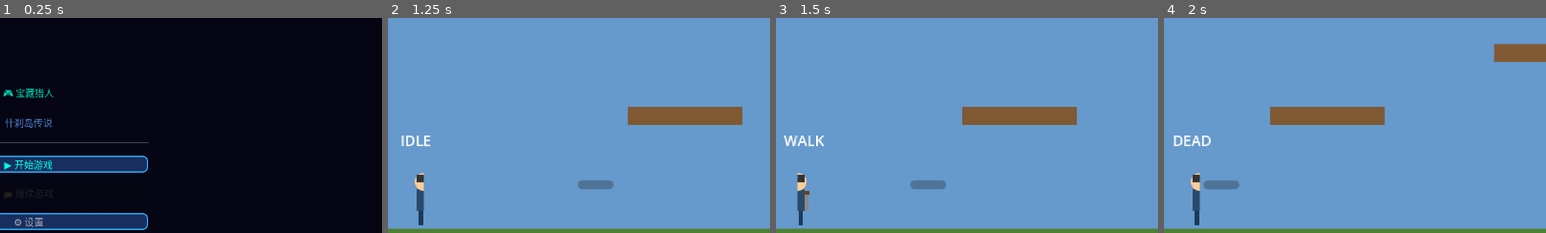
Above: before the commit, frames 1-4 (left to right).
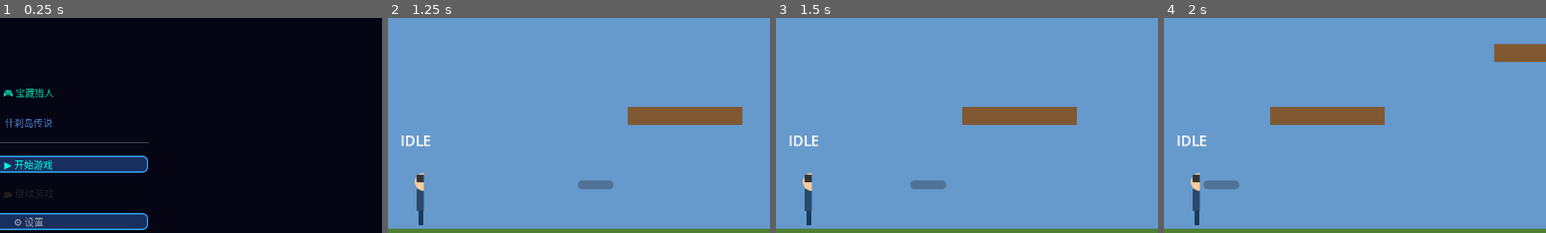
Above: after the commit, the same moments.

Repository: wenzy-tech/godot-adventure
Game: Godot game, scene res://Levels/TitleScreen.tscn
Two runs of this game, one before a commit and one after it. Both use one fixed random seed, a clock stepped at 60 frames per second and the inputs below.
Inputs:
- Up to frame 1 (0.25 s): no input
- Up to frame 2 (1.25 s): click "▶ 开始游戏" at 0.5 s
- Up to frame 3 (1.5 s): tap Enter at 1.25 s; hold D from 1.28 s (still down); tap J at 1.35 s
- Up to frame 4 (2 s): keep holding D; tap W at 1.52, 1.82 s; tap Shift at 1.55 s
The pictures show only the part of the screen within x 46-96%, y 9-59%; the shares and areas given below are measured in that part.

Frames 1-2 are identical in both runs. In frame 3, 1.1% of the frame differs, in the area x 2-13%, y 54-97%; in frame 4, 0.3%.
Error before the commit: Invalid access to property or key 'scancode' on a base object of type 'InputEventKey'. (res://Player/Player.gd:73)
Error after the commit: Invalid access to property or key 'GAME_OVER' on a base object of type 'Node (GameState.gd)'. (res://Player/Player.gd:317)

Commit message:
Rewrite Player input using keycode match statements

Diff:
--- a/Player/Player.gd
+++ b/Player/Player.gd
@@ -60,6 +60,15 @@
 # 攻击碰撞信息
 var attack_hit_history: Array = []
 
+# 按键状态
+var keys_pressed := {
+	"left": false,
+	"right": false,
+	"jump": false,
+	"attack": false,
+	"dodge": false
+}
+
 func _ready() -> void:
 	print("Player ready!")
 	print("Player position: ", global_position)
@@ -68,46 +77,32 @@
 	global_position = GameState.current_checkpoint
 
 func _input(event: InputEvent) -> void:
-	print("Input event: ", event.as_text())
-	if event is InputEventKey:
-		print("Key pressed: ", event.pressed, " scancode: ", event.scancode)
-
-func _process(delta: float) -> void:
-	update_ui(delta)
-	update_cooldowns(delta)
-	handle_charge_input(delta)
-
-func update_ui(delta: float) -> void:
-	if state_label:
-		var state_names = ["IDLE", "WALK", "JUMP", "FALL", "ATTACK", "CHARGE", "DODGE", "HURT", "DEAD"]
-		state_label.text = state_names[current_state]
-
-func update_cooldowns(delta: float) -> void:
-	if attack_cooldown_timer > 0:
-		attack_cooldown_timer -= delta
-	if charged_attack_cooldown_timer > 0:
-		charged_attack_cooldown_timer -= delta
-	if dodge_cooldown_timer > 0:
-		dodge_cooldown_timer -= delta
-	if hurt_timer > 0:
-		hurt_timer -= delta
+	if event is InputEventKey and event.pressed:
+		match event.keycode:
+			KEY_A: keys_pressed["left"] = true
+			KEY_D: keys_pressed["right"] = true
+			KEY_W: keys_pressed["jump"] = true
+			KEY_J: keys_pressed["attack"] = true
+			KEY_SHIFT: keys_pressed["dodge"] = true
+	elif event is InputEventKey and not event.pressed:
+		match event.keycode:
+			KEY_A: keys_pressed["left"] = false
+			KEY_D: keys_pressed["right"] = false
+			KEY_W: keys_pressed["jump"] = false
+			KEY_J: keys_pressed["attack"] = false
+			KEY_SHIFT: keys_pressed["dodge"] = false
 
 func _physics_process(delta: float) -> void:
 	if current_state == STATE_DEAD:
 		return
 
-	# 检查键盘A和D是否被按下（直接用scancode）
-	var a_pressed = Input.is_physical_key_pressed(KEY_A)
-	var d_pressed = Input.is_physical_key_pressed(KEY_D)
-	print("Physical keys - A:", a_pressed, " D:", d_pressed)
-
 	was_on_floor = is_on_floor()
 
-	# 输入处理
+	# 基于按键状态计算输入
 	var input_dir = 0.0
-	if a_pressed:
+	if keys_pressed["left"]:
 		input_dir -= 1.0
-	if d_pressed:
+	if keys_pressed["right"]:
 		input_dir += 1.0
 
 	if current_state == STATE_IDLE or current_state == STATE_WALK:
@@ -148,13 +143,11 @@
 	update_animation()
 
 func handle_movement_input(input_dir: float, delta: float) -> void:
-	print("handle_movement called, input_dir:", input_dir, " is_attacking:", is_attacking, " is_dodging:", is_dodging)
 	if is_attacking or is_dodging:
 		return
 
 	if input_dir != 0:
 		velocity.x = input_dir * move_speed
-		print("Setting velocity.x to:", velocity.x)
 		if is_on_floor() and current_state != STATE_JUMP:
 			current_state = STATE_WALK
 	else:
@@ -166,32 +159,27 @@
 	if is_attacking or is_dodging:
 		return
 
-	if Input.is_action_just_pressed("jump") and is_on_floor():
+	if keys_pressed["jump"] and is_on_floor():
 		velocity.y = jump_force
 		current_state = STATE_JUMP
 		anim_player.play("jump")
+		keys_pressed["jump"] = false
 
 func handle_attack_input() -> void:
 	if is_attacking or is_dodging:
 		return
 
-	if Input.is_action_just_pressed("dodge"):
+	if keys_pressed["dodge"] and dodge_cooldown_timer <= 0 and is_on_floor():
 		start_dodge()
-		return
-
-	if Input.is_action_just_pressed("attack") and attack_cooldown_timer <= 0:
+		keys_pressed["dodge"] = false
+		return
+
+	if keys_pressed["attack"] and attack_cooldown_timer <= 0:
 		execute_normal_attack()
-		return
-
-	if Input.is_action_pressed("attack") and charged_attack_cooldown_timer <= 0 and not is_charging:
-		start_charge()
-
-	if Input.is_action_just_released("attack") and is_charging:
-		release_charged_attack()
+		keys_pressed["attack"] = false
 
 func handle_dodge_input() -> void:
-	if Input.is_action_just_pressed("dodge") and dodge_cooldown_timer <= 0 and is_on_floor():
-		start_dodge()
+	pass
 
 func handle_charge_input(delta: float) -> void:
 	if is_charging:
@@ -207,9 +195,9 @@
 	current_state = STATE_DODGE
 
 	var dodge_dir = facing_direction
-	if Input.is_action_pressed("move_left"):
+	if keys_pressed["left"]:
 		dodge_dir = -1
-	elif Input.is_action_pressed("move_right"):
+	elif keys_pressed["right"]:
 		dodge_dir = 1
 
 	var target_pos = global_position + Vector2(dodge_distance * dodge_dir, 0)
